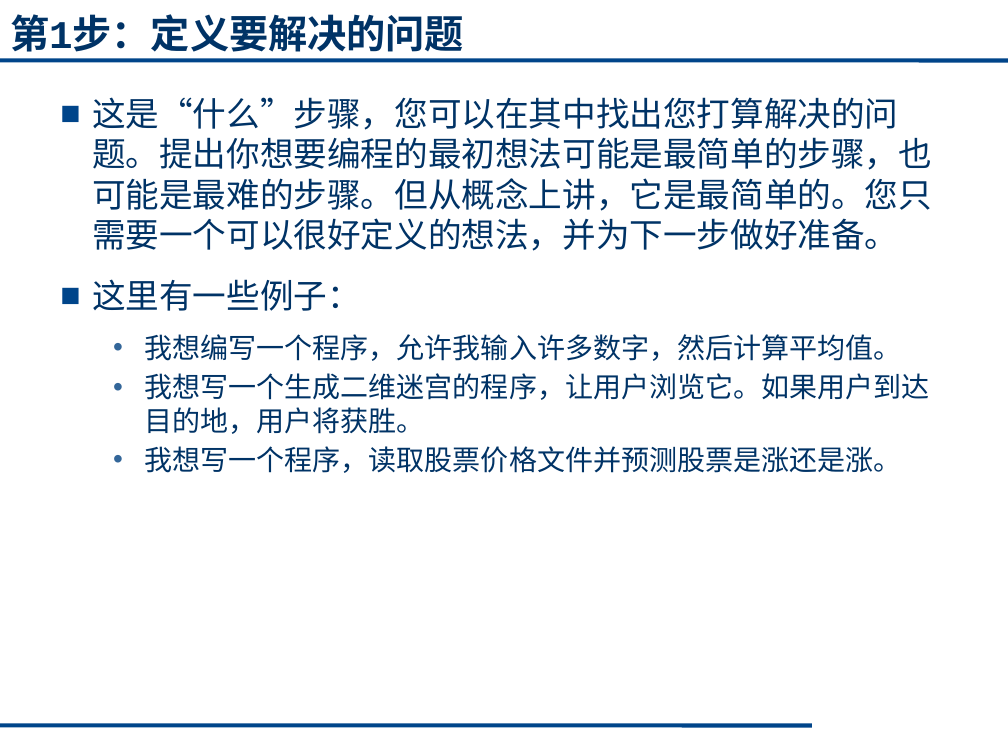
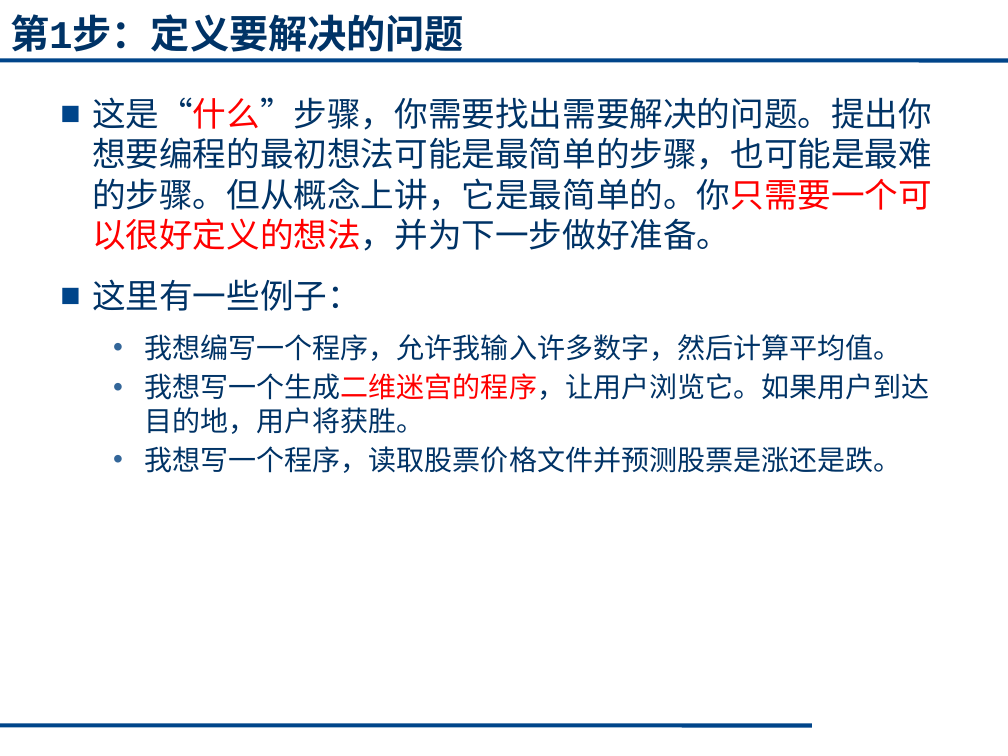
Before and after one commit to cugwhp/OOPCPP, a slide deck: slide 20 of 02.PPT/Ch1-绪论/C++1_2.pptx (slide 19 before the commit). Drawn at 1008x756 pixels with LibreOffice and Linux fonts; fonts in the diff are those of the drawing. Boxes give left, top, right and bottom in pixels: in the first picture for what was removed or moved away, otherwise in the second. Text is boxed around its words. In the diff, an @@ line names an element or a change of style, - is before the commit and + after.

```diff
--- a/02.PPT/Ch1-绪论/C++1_2.pptx
+++ b/02.PPT/Ch1-绪论/C++1_2.pptx
@@ text at (92, 97, 932, 251): text changed @@
-■ 这是“什么”步骤，您可以在其中找出您打算解决的问题。提出你想要编程的最初想法可能是最简单的步骤，也可能是最难的步骤。但从概念上讲，它是最简单的。您只需要一个可以很好定义的想法，并为下一步做好准备。
+■ 这是“什么”步骤，你需要找出需要解决的问题。提出你想要编程的最初想法可能是最简单的步骤，也可能是最难的步骤。但从概念上讲，它是最简单的。你只需要一个可以很好定义的想法，并为下一步做好准备。
@@ text at (144, 373, 930, 434): text colour #003366 to #FF0000 in "我想写一个生成二维迷宫的程序，让用户浏览它。如果用户到达目的地，用户将获胜。" @@
@@ text at (144, 446, 901, 473): text changed @@
-  • 我想写一个程序，读取股票价格文件并预测股票是涨还是涨。
+  • 我想写一个程序，读取股票价格文件并预测股票是涨还是跌。
```
Also in this commit, not shown: 13 other slides changed, 1 slide added, 3 other files.
